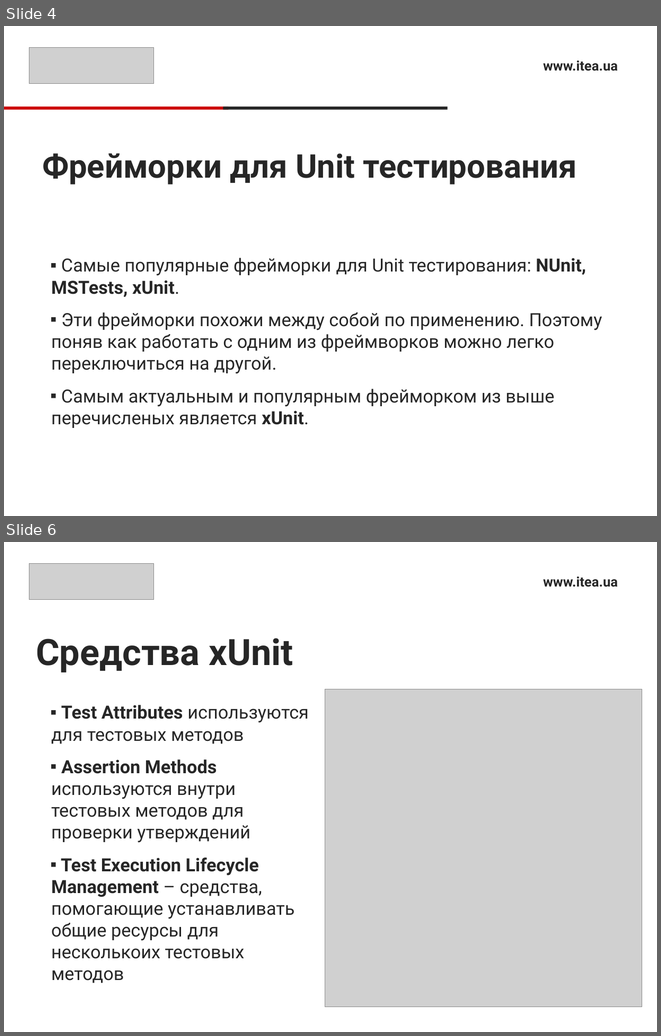
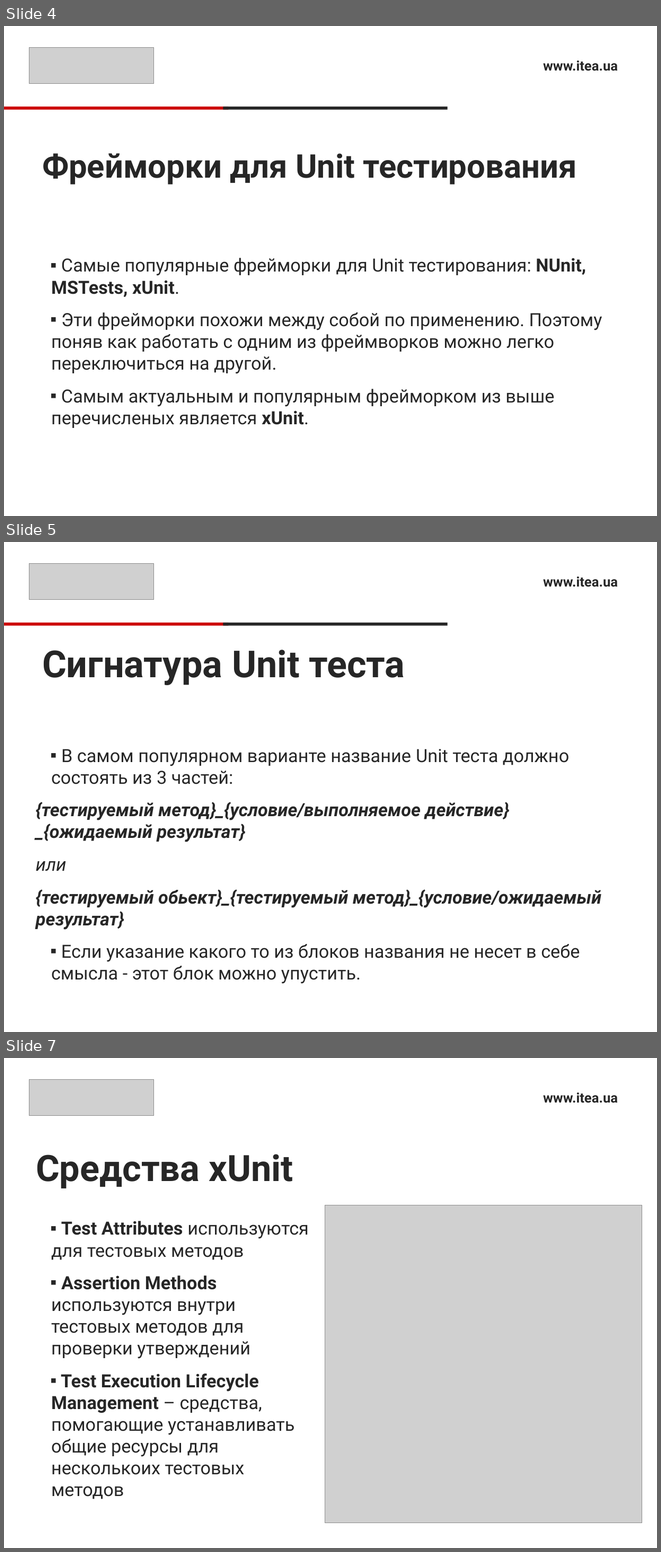
Before and after one commit to RusyaOne/NetCore_09.12.2020, a slide deck: 12.UnitTests/UnitTests.pptx. Shown one above the other, each under a label of ours: slides 4 and 6 before the commit, slides 4, 5 and 7 after it; the slides between them are not shown. The pictures are 661x1036 and 661x1552 pixels, drawn with LibreOffice and Linux fonts; fonts in the diff are those of the drawing; grey boxes stand for pictures. Boxes give left, top, right and bottom in pixels: in the first picture for what was removed or moved away, otherwise in the second. Text is boxed around its words. In the diff, an @@ line names an element or a change of style, - is before the commit and + after.

```diff
--- a/12.UnitTests/UnitTests.pptx
+++ b/12.UnitTests/UnitTests.pptx
@@ slide 5 added at [4, 542, 657, 1032], background #FFFFFF @@
@@ picture added at [29, 564, 153, 599] @@
@@ text added at [543, 576, 618, 587], 15 pt, text #262626, bold @@
+www.itea.ua
@@ rectangle added at [4, 623, 229, 626], fill #CC0000 @@
@@ rectangle added at [223, 623, 448, 626], fill #262626 @@
@@ title added at [42, 650, 405, 685], 41 pt, text #262626, bold @@
+Сигнатура Unit теста
@@ text added at [36, 749, 601, 983], 20 pt, text #262626 @@
+▪ В самом популярном варианте название Unit теста должно состоять из 3 частей:
+{тестируемый метод}_{условие/выполняемое действие}_{ожидаемый результат}
+или
+{тестируемый обьект}_{тестируемый метод}_{условие/ожидаемый результат}
+▪ Если указание какого то из блоков названия не несет в себе смысла - этот блок можно упустить.
@@ what was slide 6 is now slide 7 @@
```
Also in this commit, not shown: 6 other files.
